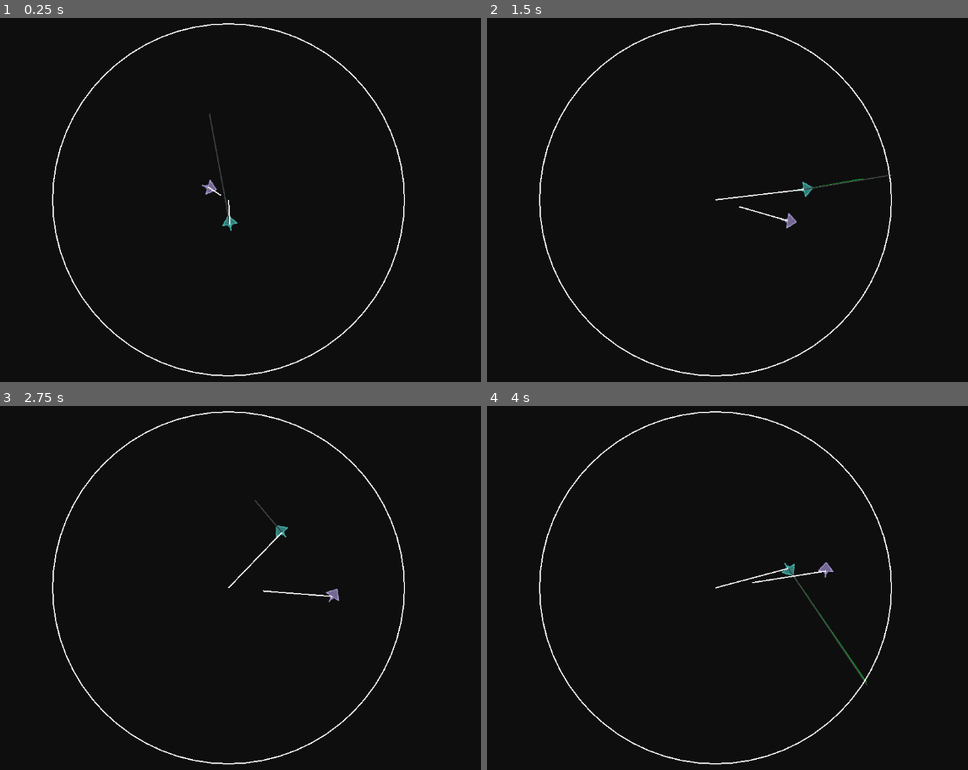
Above: before the commit, frames 1-4 (two rows, left to right).
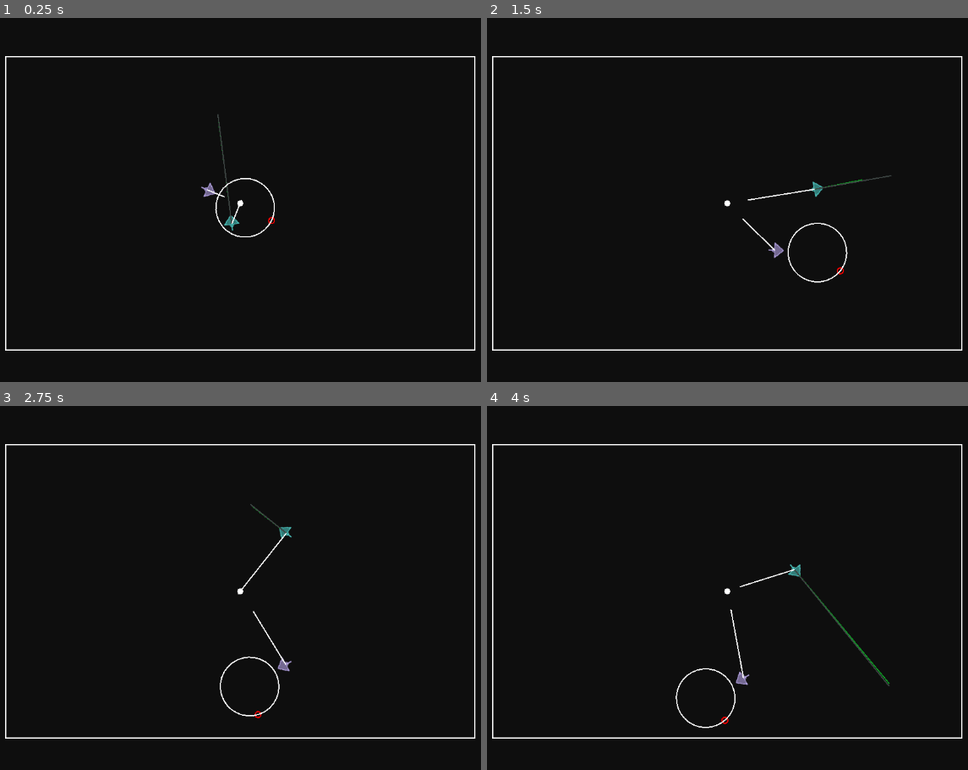
Above: after the commit, the same moments.

Repository: ZenCoderGames/ZSteeringBehaviors
Game: Godot game, scene res://scenes/containment.tscn
The game is run twice, just before and just after one commit, with the same random seed, the same clock (stepped at 60 frames per second) and the same inputs. This scene is started directly instead of the project's main scene.
Inputs (mouse positions are in pixels of both pictures, inside the frame that each line leads up to):
- Up to frame 1 (0.25 s): no input
- Up to frame 2 (1.5 s): move the mouse to (862, 181) at 0.52 s; hold F (framestep_forward) 0.53-1.25 s; tap R (resume_game) at 0.6 s; click (862, 181) at 0.67 s; drag from (578, 218) to (679, 276) at 1.27 s
- Up to frame 3 (2.75 s): tap Enter at 2 s; move the mouse to (293, 504) at 2.02 s; hold F (framestep_forward) from 2.03 s (still down); tap R (resume_game) at 2.1 s; click (293, 504) at 2.17 s
- Up to frame 4 (4 s): release F (framestep_forward) at 2.75 s; drag from (679, 664) to (511, 529) at 2.77 s; tap Space at 3.5 s; move the mouse to (915, 646) at 3.52 s; tap R (resume_game) at 3.6 s; click (915, 646) at 3.67 s

The runs differ from the first frame. In frame 1, 3.1% of the frame differs, in the area x 1-99%, y 1-99%; in frame 2, 3.3%; in frame 3, 3.3%; in frame 4, 3.5%.

Commit message:
More Polish on Containment and Wall Avoidance

Diff:
--- a/scenes/containment.tscn
+++ b/scenes/containment.tscn
@@ -28,7 +28,7 @@
 
 [node name="AIContainment" type="Node2D" parent="Seeker" node_paths=PackedStringArray("containmentZone")]
 script = ExtResource("5_yh5mc")
-containmentZone = NodePath("../../ContainmentZone")
+containmentZone = NodePath("../../ContainmentBoxZone")
 priority = 2.0
 debug = true
 
@@ -42,17 +42,29 @@
 
 [node name="AIWander" type="Node2D" parent="Wander"]
 script = ExtResource("4_ub0w2")
-strength = 1.0
+strength = 5.0
 offsetFromCharacter = 75.0
 radius = 50.0
 debugRadius = true
+debug = true
 
 [node name="AIContainment" type="Node2D" parent="Wander" node_paths=PackedStringArray("containmentZone")]
 script = ExtResource("5_yh5mc")
-containmentZone = NodePath("../../ContainmentZone")
+containmentZone = NodePath("../../ContainmentBoxZone")
 priority = 2.0
 debug = true
 
-[node name="ContainmentZone" type="Node2D" parent="."]
+[node name="ContainmentCircleZone" type="Node2D" parent="."]
+visible = false
 position = Vector2(583, 323)
 script = ExtResource("7_1o81b")
+boxTopLeft = null
+boxBotRight = null
+
+[node name="ContainmentBoxZone" type="Node2D" parent="."]
+position = Vector2(203, 79)
+script = ExtResource("7_1o81b")
+type = 1
+radius = 0.0
+boxTopLeft = null
+boxBotRight = Vector2(800, 500)
--- a/scenes/obstacleAvoidance.tscn
+++ b/scenes/obstacleAvoidance.tscn
@@ -1,12 +1,48 @@
-[gd_scene load_steps=6 format=3 uid="uid://d0aaxm8x02ahd"]
+[gd_scene load_steps=9 format=3 uid="uid://d0aaxm8x02ahd"]
 
 [ext_resource type="Texture2D" uid="uid://m4k6kkhgrl4p" path="res://art/runtime/Character.png" id="2_ahe7j"]
 [ext_resource type="Script" uid="uid://chbaktxhg8vp3" path="res://scripts/ZAI_Character.gd" id="3_48yj1"]
+[ext_resource type="Script" uid="uid://rfhrgsjvv2am" path="res://scripts/behaviors/ZAI_Behavior_Wander.gd" id="3_vf14h"]
 [ext_resource type="Script" uid="uid://dlmhsuayspqhw" path="res://scripts/behaviors/ZAI_Behavior_Seek.gd" id="4_vf14h"]
 [ext_resource type="Script" uid="uid://ehn7jh438wrv" path="res://scripts/behaviors/ZAI_Behavior_ObstacleAvoidance.gd" id="5_48yj1"]
 [ext_resource type="Script" uid="uid://l024pr03sevx" path="res://scripts/ZAI_Obstacle.gd" id="5_ahe7j"]
+[ext_resource type="Script" uid="uid://b72t1q6fnvtfh" path="res://scripts/behaviors/ZAI_Behavior_Containment.gd" id="5_jakgw"]
+[ext_resource type="Script" uid="uid://0d8ro0lhq1ah" path="res://scripts/ZAI_ContainmentZone.gd" id="7_vf14h"]
 
 [node name="AIScene" type="Node2D"]
+
+[node name="Wander" type="Sprite2D" parent="." node_paths=PackedStringArray("behaviorList")]
+self_modulate = Color(0.33868065, 0.7567007, 0.57086587, 1)
+position = Vector2(565, 195)
+texture = ExtResource("2_ahe7j")
+script = ExtResource("3_48yj1")
+max_speed = 100.0
+max_force = 20.0
+useSmoothRotation = true
+forceCombinationType = 1
+behaviorList = [NodePath("AIWander"), NodePath("AIObstacleAvoidance"), NodePath("AIContainment")]
+
+[node name="AIWander" type="Node2D" parent="Wander"]
+script = ExtResource("3_vf14h")
+strength = 5.0
+offsetFromCharacter = 75.0
+radius = 50.0
+debugRadius = true
+
+[node name="AIObstacleAvoidance" type="Node2D" parent="Wander"]
+position = Vector2(2, 0)
+script = ExtResource("5_48yj1")
+feelerLength = 100.0
+feelerWidth = 15.0
+debugFeelers = true
+priority = 3.0
+debug = true
+
+[node name="AIContainment" type="Node2D" parent="Wander" node_paths=PackedStringArray("containmentZone")]
+script = ExtResource("5_jakgw")
+containmentZone = NodePath("../../ContainmentCircleZone")
+priority = 2.0
+debug = true
 
 [node name="Seeker" type="Sprite2D" parent="." node_paths=PackedStringArray("behaviorList")]
 self_modulate = Color(0.29444468, 0.7441041, 0.721786, 1)
@@ -61,59 +97,65 @@
 debugFeelers = true
 priority = 2.0
 
-[node name="Obstacle_01" type="Sprite2D" parent="."]
+[node name="Obstacles" type="Node2D" parent="."]
+
+[node name="Obstacle_01" type="Sprite2D" parent="Obstacles"]
 position = Vector2(456, 301)
 script = ExtResource("5_ahe7j")
 
-[node name="Obstacle_04" type="Sprite2D" parent="."]
+[node name="Obstacle_04" type="Sprite2D" parent="Obstacles"]
 position = Vector2(624, 426)
 script = ExtResource("5_ahe7j")
 
-[node name="Obstacle_05" type="Sprite2D" parent="."]
+[node name="Obstacle_05" type="Sprite2D" parent="Obstacles"]
 position = Vector2(906, 103)
 script = ExtResource("5_ahe7j")
 
-[node name="Obstacle_02" type="Sprite2D" parent="."]
+[node name="Obstacle_02" type="Sprite2D" parent="Obstacles"]
 position = Vector2(689, 232)
 script = ExtResource("5_ahe7j")
 radius = 25.0
 
-[node name="Obstacle_09" type="Sprite2D" parent="."]
+[node name="Obstacle_09" type="Sprite2D" parent="Obstacles"]
 position = Vector2(369, 486)
 script = ExtResource("5_ahe7j")
 radius = 100.0
 
-[node name="Obstacle_06" type="Sprite2D" parent="."]
+[node name="Obstacle_06" type="Sprite2D" parent="Obstacles"]
 position = Vector2(462, 106)
 script = ExtResource("5_ahe7j")
 radius = 35.0
 
-[node name="Obstacle_07" type="Sprite2D" parent="."]
+[node name="Obstacle_07" type="Sprite2D" parent="Obstacles"]
 position = Vector2(271, 176)
 script = ExtResource("5_ahe7j")
 radius = 35.0
 
-[node name="Obstacle_08" type="Sprite2D" parent="."]
+[node name="Obstacle_08" type="Sprite2D" parent="Obstacles"]
 position = Vector2(797, 510)
 script = ExtResource("5_ahe7j")
 radius = 35.0
 
-[node name="Obstacle_10" type="Sprite2D" parent="."]
+[node name="Obstacle_10" type="Sprite2D" parent="Obstacles"]
 position = Vector2(609, 552)
 script = ExtResource("5_ahe7j")
 radius = 35.0
 
-[node name="Obstacle_11" type="Sprite2D" parent="."]
+[node name="Obstacle_11" type="Sprite2D" parent="Obstacles"]
 position = Vector2(190, 320)
 script = ExtResource("5_ahe7j")
 radius = 35.0
 
-[node name="Obstacle_12" type="Sprite2D" parent="."]
+[node name="Obstacle_12" type="Sprite2D" parent="Obstacles"]
 position = Vector2(130, 535)
 script = ExtResource("5_ahe7j")
 radius = 35.0
 
-[node name="Obstacle_03" type="Sprite2D" parent="."]
+[node name="Obstacle_03" type="Sprite2D" parent="Obstacles"]
 position = Vector2(887, 274)
 script = ExtResource("5_ahe7j")
 radius = 25.0
+
+[node name="ContainmentCircleZone" type="Node2D" parent="."]
+position = Vector2(573, 338)
+script = ExtResource("7_vf14h")
--- a/scenes/wallAvoidance.tscn
+++ b/scenes/wallAvoidance.tscn
@@ -1,64 +1,12 @@
-[gd_scene load_steps=8 format=3 uid="uid://cmerehlgiwmuw"]
+[gd_scene load_steps=6 format=3 uid="uid://cmerehlgiwmuw"]
 
 [ext_resource type="Texture2D" uid="uid://m4k6kkhgrl4p" path="res://art/runtime/Character.png" id="2_oqial"]
 [ext_resource type="Script" uid="uid://chbaktxhg8vp3" path="res://scripts/ZAI_Character.gd" id="3_6ywth"]
-[ext_resource type="Script" uid="uid://448w2ppi3r1g" path="res://scripts/behaviors/ZAI_Behavior_Flee.gd" id="3_oqial"]
-[ext_resource type="Script" uid="uid://dlmhsuayspqhw" path="res://scripts/behaviors/ZAI_Behavior_Seek.gd" id="4_0bmux"]
 [ext_resource type="Script" uid="uid://bcujqh5f1pofk" path="res://scripts/behaviors/ZAI_Behavior_WallAvoidance.gd" id="5_lawlw"]
 [ext_resource type="Script" uid="uid://cnx8lyy4egsp2" path="res://scripts/ZAI_Wall.gd" id="6_h8aqj"]
 [ext_resource type="Script" uid="uid://rfhrgsjvv2am" path="res://scripts/behaviors/ZAI_Behavior_Wander.gd" id="6_oqial"]
 
 [node name="AIScene" type="Node2D"]
-
-[node name="Fleeer" type="Sprite2D" parent="." node_paths=PackedStringArray("behaviorList")]
-self_modulate = Color(1, 0.24000001, 0.24000001, 1)
-position = Vector2(574, 311)
-texture = ExtResource("2_oqial")
-script = ExtResource("3_6ywth")
-max_force = 20.0
-useSmoothRotation = true
-behaviorList = [NodePath("AIFlee"), NodePath("AIWallAvoidance")]
-
-[node name="AIFlee" type="Node2D" parent="Fleeer" node_paths=PackedStringArray("target_char")]
-script = ExtResource("3_oqial")
-debug_radius = true
-debug = true
-debugColor = Color(0.5844146, 0, 0.05526655, 1)
-target_char = NodePath("../../Seeker")
-
-[node name="AIWallAvoidance" type="Node2D" parent="Fleeer"]
-script = ExtResource("5_lawlw")
-feelerLength = 75.0
-feelerWidth = 15.0
-debugFeelers = true
-priority = 2.0
-debug = true
-
-[node name="Seeker" type="Sprite2D" parent="." node_paths=PackedStringArray("behaviorList")]
-self_modulate = Color(0.29444468, 0.7441041, 0.721786, 1)
-position = Vector2(367, 407)
-texture = ExtResource("2_oqial")
-script = ExtResource("3_6ywth")
-max_speed = 300.0
-max_force = 25.0
-useSmoothRotation = true
-behaviorList = [NodePath("AISeek"), NodePath("AIWallAvoidance")]
-
-[node name="AISeek" type="Node2D" parent="Seeker"]
-script = ExtResource("4_0bmux")
-set_target_as_mouse_pos = true
-offsetRecalcThreshold = 5.0
-debug_arrival = true
-priority = 2.0
-debug = true
-
-[node name="AIWallAvoidance" type="Node2D" parent="Seeker"]
-script = ExtResource("5_lawlw")
-feelerLength = 75.0
-feelerWidth = 15.0
-debugFeelers = true
-priority = 2.0
-debug = true
 
 [node name="Wander" type="Sprite2D" parent="." node_paths=PackedStringArray("behaviorList")]
 self_modulate = Color(0.29444468, 0.7441041, 0.721786, 1)
@@ -68,7 +16,6 @@
 max_speed = 100.0
 max_force = 20.0
 useSmoothRotation = true
-debug = true
 behaviorList = [NodePath("AIWander"), NodePath("AIWallAvoidance")]
 
 [node name="AIWander" type="Node2D" parent="Wander"]
@@ -83,21 +30,72 @@
 script = ExtResource("5_lawlw")
 feelerLength = 75.0
 feelerWidth = 15.0
-debugFeelers = true
 priority = 2.0
 debug = true
+debugColor = Color(1, 0.23921569, 0.23921569, 1)
+
+[node name="Wander2" type="Sprite2D" parent="." node_paths=PackedStringArray("behaviorList")]
+self_modulate = Color(0.69618493, 0.68519545, 0.28121427, 1)
+position = Vector2(397, 265)
+texture = ExtResource("2_oqial")
+script = ExtResource("3_6ywth")
+max_force = 40.0
+useSmoothRotation = true
+behaviorList = [NodePath("AIWander"), NodePath("AIWallAvoidance")]
+
+[node name="AIWander" type="Node2D" parent="Wander2"]
+script = ExtResource("6_oqial")
+strength = 10.0
+offsetFromCharacter = 75.0
+radius = 60.0
+debugRadius = true
+debug = true
+
+[node name="AIWallAvoidance" type="Node2D" parent="Wander2"]
+script = ExtResource("5_lawlw")
+feelerLength = 75.0
+feelerWidth = 15.0
+priority = 2.0
+debug = true
+debugColor = Color(1, 0.23921569, 0.23921569, 1)
+
+[node name="Wander3" type="Sprite2D" parent="." node_paths=PackedStringArray("behaviorList")]
+self_modulate = Color(0.8124209, 0.60546595, 0.57187915, 1)
+position = Vector2(624, 202)
+texture = ExtResource("2_oqial")
+script = ExtResource("3_6ywth")
+max_speed = 300.0
+max_force = 60.0
+useSmoothRotation = true
+behaviorList = [NodePath("AIWander"), NodePath("AIWallAvoidance")]
+
+[node name="AIWander" type="Node2D" parent="Wander3"]
+script = ExtResource("6_oqial")
+strength = 20.0
+offsetFromCharacter = 75.0
+radius = 75.0
+debugRadius = true
+debug = true
+
+[node name="AIWallAvoidance" type="Node2D" parent="Wander3"]
+script = ExtResource("5_lawlw")
+feelerLength = 75.0
+feelerWidth = 15.0
+priority = 2.0
+debug = true
+debugColor = Color(1, 0.24000001, 0.24000001, 1)
 
 [node name="Wall_01" type="Node2D" parent="."]
 position = Vector2(516, 282)
 script = ExtResource("6_h8aqj")
-points = PackedVector2Array(-265, -30, 53, -47, 350, -2, 466, 119, 381, 339)
+points = PackedVector2Array(-400.6319, -251.72047, 12.095337, -241.72047, 370.27716, -231.72047, 534.8226, -99.90228, 523.9135, 133.73407)
 
 [node name="Wall_02" type="Node2D" parent="."]
 position = Vector2(504, 560)
 script = ExtResource("6_h8aqj")
-points = PackedVector2Array(-265, -30, 53, -47, 385, 58)
+points = PackedVector2Array(-250.4501, 4.825012, 461.3681, 17.552246, 535.00446, -146.9932)
 
 [node name="Wall_03" type="Node2D" parent="."]
 position = Vector2(518, 284)
 script = ExtResource("6_h8aqj")
-points = PackedVector2Array(-265, -30, -373, 139, -276, 250)
+points = PackedVector2Array(-405.35913, -259.175, -444.45, 149.00684, -256.26822, 287.18866)
--- a/scripts/ZAI_Character.gd
+++ b/scripts/ZAI_Character.gd
@@ -17,6 +17,8 @@
 
 var prevVelocity:Vector2 = Vector2.ZERO
 var velocity:Vector2 = Vector2.ZERO
+
+signal OnWallCollision
 
 func _ready() -> void:
 	ZAIManager.register_character(self)
--- a/scripts/ZAI_ContainmentZone.gd
+++ b/scripts/ZAI_ContainmentZone.gd
@@ -3,11 +3,21 @@
 
 class_name ZAI_ContainmentZone
 
+enum ZONE_TYPE { CIRCLE, BOX }
+@export var type:ZONE_TYPE
+
 @export var radius: float = 300
+@export var boxTopLeft:Vector2 = Vector2.ZERO
+@export var boxBotRight:Vector2 = Vector2.ZERO
 @export var debugColor: Color = Color.WHITE
 
 func _process(_delta: float) -> void:
 	queue_redraw()
 
 func _draw():
-	draw_circle(Vector2.ZERO, radius, debugColor, false, 2.0)
+	if type==ZONE_TYPE.CIRCLE:
+		draw_circle(Vector2.ZERO, radius, debugColor, false, 2.0)
+	elif type==ZONE_TYPE.BOX:
+		var rect:Rect2 = Rect2(boxTopLeft, boxBotRight - boxTopLeft)
+		draw_rect(rect, debugColor, false, 2.0)
+		draw_circle(rect.get_center(), 5, debugColor, true)
--- a/scripts/behaviors/ZAI_Behavior_Containment.gd
+++ b/scripts/behaviors/ZAI_Behavior_Containment.gd
@@ -14,11 +14,23 @@
 
 	var desired_velocity:Vector2 = Vector2.ZERO
 
-	var gravityVec:Vector2 = (containmentZone.global_position - parentCharacter.global_position)
-	var gravitationalStrength:float = clamp((gravityVec.length() / containmentZone.radius), 0.0, 1.0)
-	desired_velocity = gravityVec.normalized() * gravitationalStrength * parentCharacter.max_speed
+	if containmentZone.type==ZAI_ContainmentZone.ZONE_TYPE.CIRCLE:
+		var gravityVec:Vector2 = (containmentZone.global_position - parentCharacter.global_position)
+		var gravitationalStrength:float = clamp((gravityVec.length() / containmentZone.radius), 0.0, 1.0)
+		desired_velocity = gravityVec.normalized() * gravitationalStrength
+	elif containmentZone.type==ZAI_ContainmentZone.ZONE_TYPE.BOX:
+		var boxRect:Rect2 = Rect2(containmentZone.global_position + containmentZone.boxTopLeft, containmentZone.boxBotRight - containmentZone.boxTopLeft)
+		var boxCenter:Vector2 = boxRect.get_center()
+		var gravitationalStrength:Vector2 = Vector2.ZERO
+		gravitationalStrength.x = abs(parentCharacter.global_position.x - boxCenter.x)/(boxRect.size.x/2)
+		gravitationalStrength.y = abs(parentCharacter.global_position.y - boxCenter.y)/(boxRect.size.y/2)
+		var gravityVec:Vector2 = Vector2.ZERO
+		gravityVec.x = boxCenter.x - parentCharacter.global_position.x
+		gravityVec.y = boxCenter.y - parentCharacter.global_position.y
+		desired_velocity = gravityVec.normalized() * gravitationalStrength.length()
+
+	desired_velocity *= parentCharacter.max_speed
 	targetPosition = parentCharacter.global_position + desired_velocity
-
 	desired_velocity += parentCharacter.velocity
 
 	return desired_velocity
--- a/scripts/behaviors/ZAI_Behavior_WallAvoidance.gd
+++ b/scripts/behaviors/ZAI_Behavior_WallAvoidance.gd
@@ -49,6 +49,8 @@
 
 			# Method 1
 			desired_velocity = calc_steering_force_01(wall)
+
+			parentCharacter.emit_signal("OnWallCollision")
 			#ZAIManager.set_paused(true)
 
 	return desired_velocity
@@ -67,7 +69,7 @@
 	var reflected_direction:Vector2 = to_wall.bounce(to_wall.normalized()).normalized()
 	steeringForce = reflected_direction
 
-	var strength:float = 1.0 + clamp(distance / (feelerLength * 4), 0.0, 1.0)
+	var strength:float = 1.0 + clamp(distance / (feelerLength * 2), 0.0, 1.0)
 	steeringForce *= strength
 
 	steeringForce *= parentCharacter.max_speed
--- a/scripts/behaviors/ZAI_Behavior_Wander.gd
+++ b/scripts/behaviors/ZAI_Behavior_Wander.gd
@@ -17,6 +17,8 @@
 
 	orientation = parentCharacter.global_rotation_degrees + randf() * 360
 
+	parentChar.connect("OnWallCollision", Callable(self, "_onWallCollision"))
+
 func update(delta: float) -> Vector2:
 	super.update(delta)
 
@@ -30,8 +32,8 @@
 	var forward:Vector2 = Vector2.RIGHT.rotated(parentCharacter.global_rotation)
 	if parentCharacter.velocity.length_squared()>0:
 		forward = parentCharacter.velocity.normalized()
-		if prevForward.dot(forward)<0.8:
-			orientation = parentCharacter.global_rotation_degrees
+		#if prevForward.dot(forward)<0.75:
+		#	orientation = parentCharacter.global_rotation_degrees
 		prevForward = forward
 
 	circleCenter = parentCharacter.global_position + forward * offsetFromCharacter
@@ -46,6 +48,9 @@
 
 	return desired_velocity
 
+func _onWallCollision():
+	orientation += 180
+
 func debug_draw() -> void:
 	#var local_target:Vector2 = to_local(targetPosition)
 	#draw_line(Vector2.ZERO, local_target, debugColor, 2)
